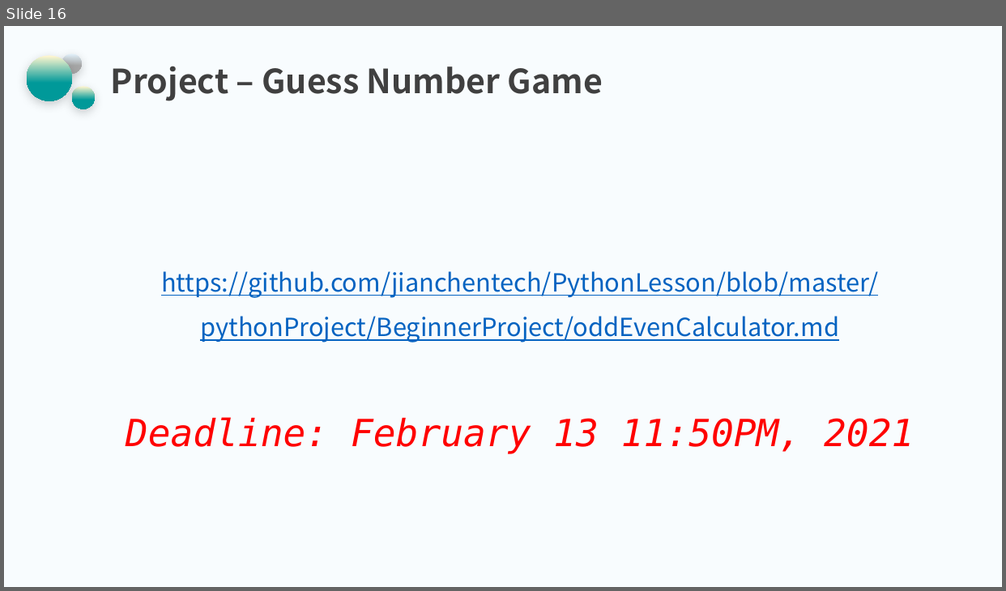
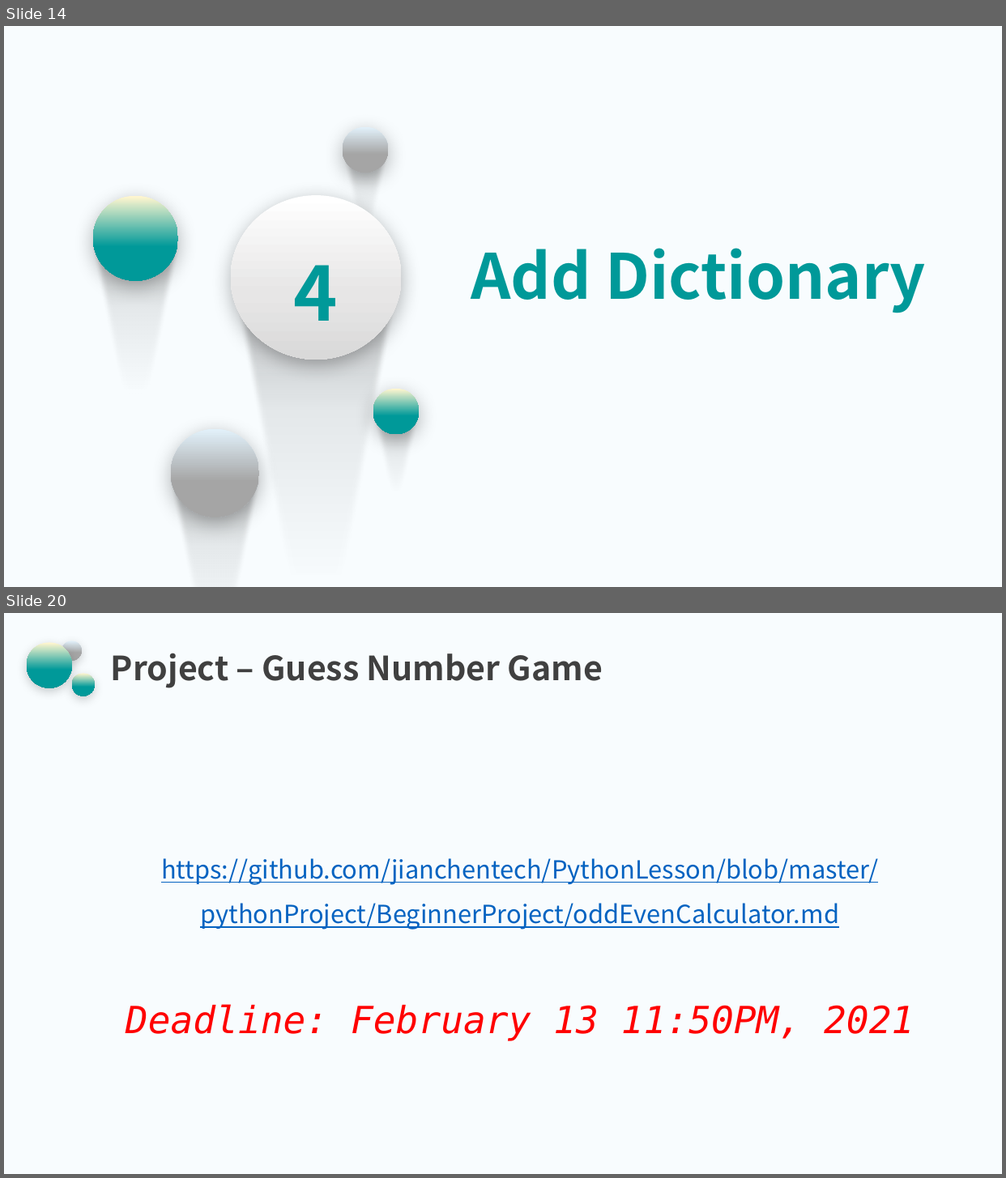
Before and after one commit to jianchentech/PythonLesson, a slide deck: pythonBeginnerLecture/PythonPart10.pptx. Shown one above the other, each under a label of ours: slide 16 before the commit, slides 14 and 20 after it; the slides between them are not shown. The pictures are 1006x591 and 1006x1178 pixels, drawn with LibreOffice and Linux fonts; fonts in the diff are those of the drawing; background and template pictures are left out. Boxes give left, top, right and bottom in pixels: in the first picture for what was removed or moved away, otherwise in the second. Text is boxed around its words. In the diff, an @@ line names an element or a change of style, - is before the commit and + after.

```diff
--- a/pythonBeginnerLecture/PythonPart10.pptx
+++ b/pythonBeginnerLecture/PythonPart10.pptx
@@ slide 14 added at box(4, 26, 1002, 587), background picture (left out) @@
@@ ellipse added at box(343, 127, 388, 173), fill gradient #E1F0F9 to #A5A5A5 @@
@@ freeform shape added at box(340, 150, 391, 275), fill gradient #000000 to #262626 @@
@@ ellipse added at box(231, 195, 402, 360), fill gradient #FFFFFF to #E7E6E6 to #D9D9D9, 72 pt, text #009999, bold @@
+4
@@ ellipse added at box(93, 196, 178, 281), fill gradient #FFF6CF to #009999 @@
@@ freeform shape added at box(88, 239, 183, 471), fill gradient #000000 to #262626 @@
@@ text added at box(471, 248, 926, 314), 60 pt, text #009999, bold @@
+Add Dictionary
@@ freeform shape added at box(230, 277, 403, 587), fill gradient #000000 to #262626 @@
@@ ellipse added at box(373, 389, 419, 435), fill gradient #FFF6CF to #009999 @@
@@ freeform shape added at box(371, 412, 422, 536), fill gradient #000000 to #262626 @@
@@ ellipse added at box(171, 429, 259, 518), fill gradient #E1F0F9 to #A5A5A5 @@
@@ freeform shape added at box(167, 474, 265, 587), fill gradient #000000 to #262626 @@
@@ what was slide 16 is now slide 20 @@
```
Also in this commit, not shown: 3 slides changed, 14 other slides added, 11 slides removed.
